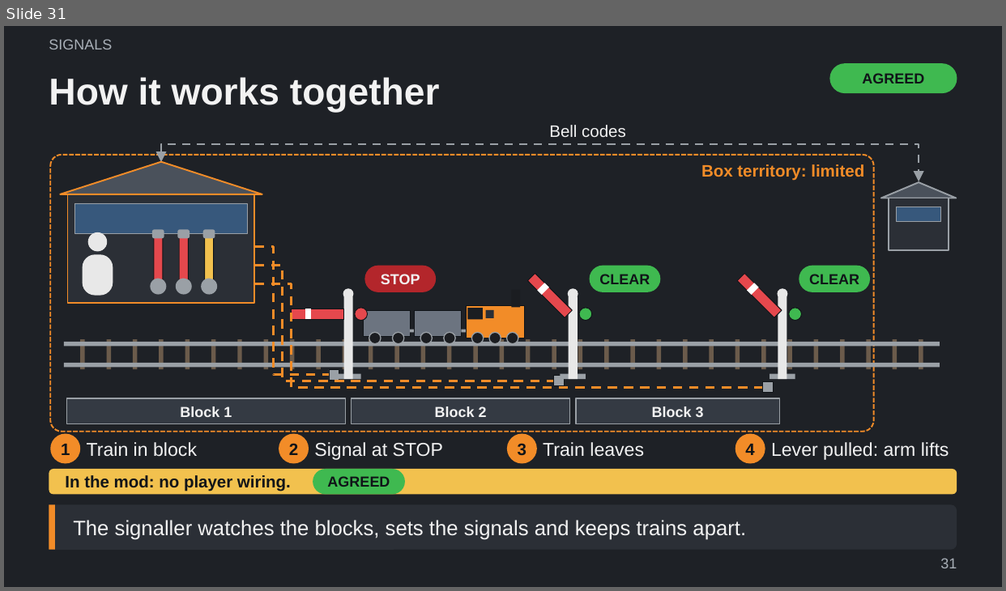
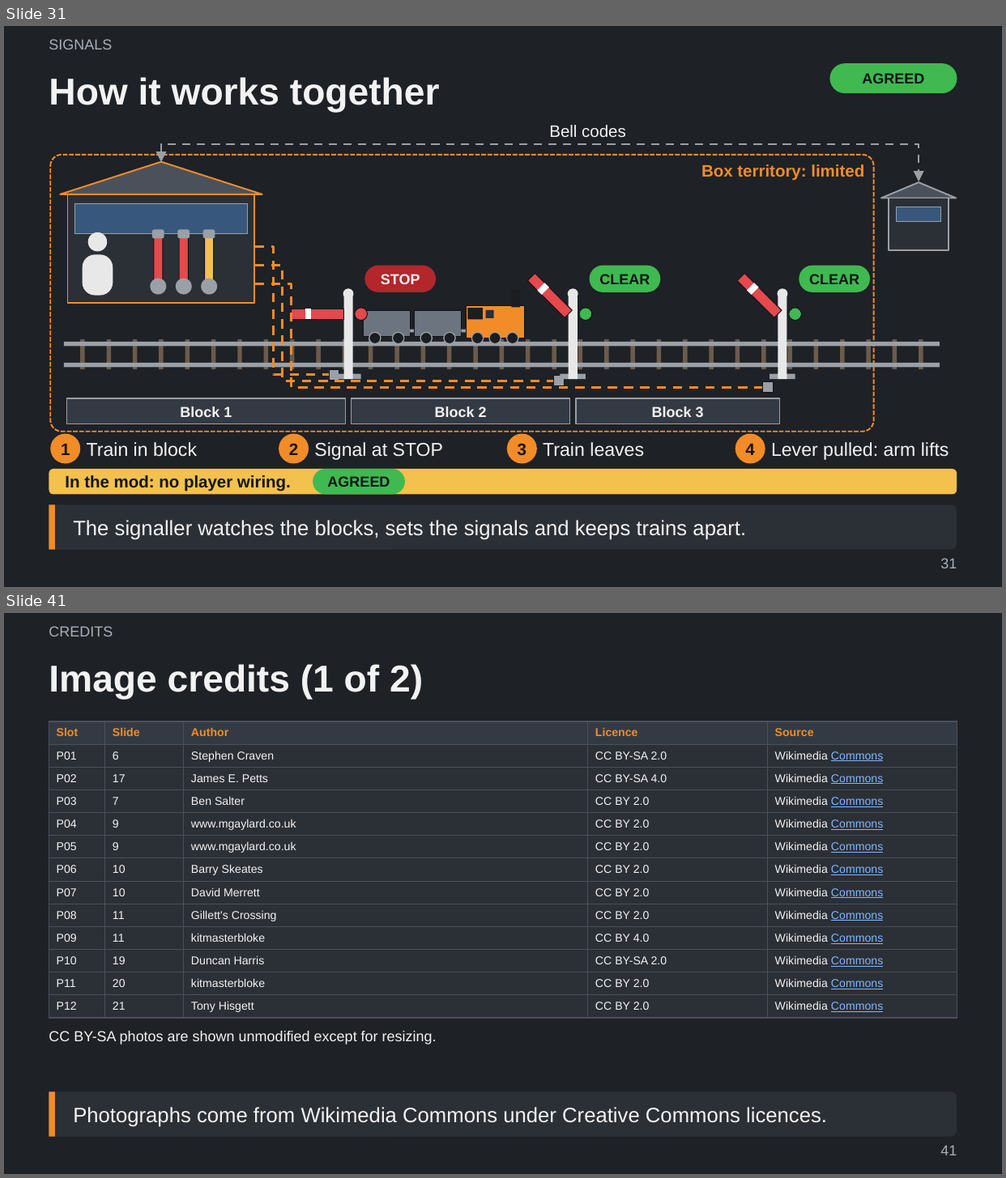
Before and after one commit to Tarenkookoo/Satisfactory---Early-Locomotion, a slide deck: Reporting/Claude Presents/Early_Locomotion_Explained.pptx. Shown one above the other, each under a label of ours: slide 31 before the commit, slides 31 and 41 after it; the slides between them are not shown. The pictures are 1006x591 and 1006x1178 pixels, drawn with LibreOffice and Linux fonts; fonts in the diff are those of the drawing. Boxes give left, top, right and bottom in pixels: in the first picture for what was removed or moved away, otherwise in the second. Text is boxed around its words. In the diff, an @@ line names an element or a change of style, - is before the commit and + after.

```diff
--- a/Reporting/Claude Presents/Early_Locomotion_Explained.pptx
+++ b/Reporting/Claude Presents/Early_Locomotion_Explained.pptx
@@ slide 41 added at bbox=[4, 613, 1002, 1174], background #1E2126 @@
@@ text added at bbox=[49, 626, 113, 636], 14 pt, text #A9B0B8 @@
+CREDITS
@@ title added at bbox=[49, 664, 423, 699], 36 pt, text #F2F2F2, bold @@
+Image credits (1 of 2)
@@ table added at bbox=[49, 722, 957, 1018], 13 rows, 5 columns @@
+Slot | Slide | Author | Licence | Source
+P01 | 6 | Stephen Craven | CC BY-SA 2.0 | Wikimedia Commons
+P02 | 17 | James E. Petts | CC BY-SA 4.0 | Wikimedia Commons
+P03 | 7 | Ben Salter | CC BY 2.0 | Wikimedia Commons
+P04 | 9 | www.mgaylard.co.uk | CC BY 2.0 | Wikimedia Commons
+P05 | 9 | www.mgaylard.co.uk | CC BY 2.0 | Wikimedia Commons
+P06 | 10 | Barry Skeates | CC BY 2.0 | Wikimedia Commons
+P07 | 10 | David Merrett | CC BY 2.0 | Wikimedia Commons
+P08 | 11 | Gillett's Crossing | CC BY 2.0 | Wikimedia Commons
+P09 | 11 | kitmasterbloke | CC BY 4.0 | Wikimedia Commons
+P10 | 19 | Duncan Harris | CC BY-SA 2.0 | Wikimedia Commons
+P11 | 20 | kitmasterbloke | CC BY 2.0 | Wikimedia Commons
+P12 | 21 | Tony Hisgett | CC BY 2.0 | Wikimedia Commons
@@ text added at bbox=[49, 1031, 437, 1045], 14 pt, text #F2F2F2 @@
+CC BY-SA photos are shown unmodified except for resizing.
@@ rounded rectangle added at bbox=[49, 1093, 957, 1137], fill #2B2F36, 20 pt, text #F2F2F2 @@
+Photographs come from Wikimedia Commons under Creative Commons licences.
@@ rectangle added at bbox=[49, 1093, 55, 1137], fill #F28C28 @@
@@ page number added at bbox=[940, 1145, 957, 1156], 14 pt, text #A9B0B8 @@
+41
```
Also in this commit, not shown: 10 other slides added, 5 other files.
